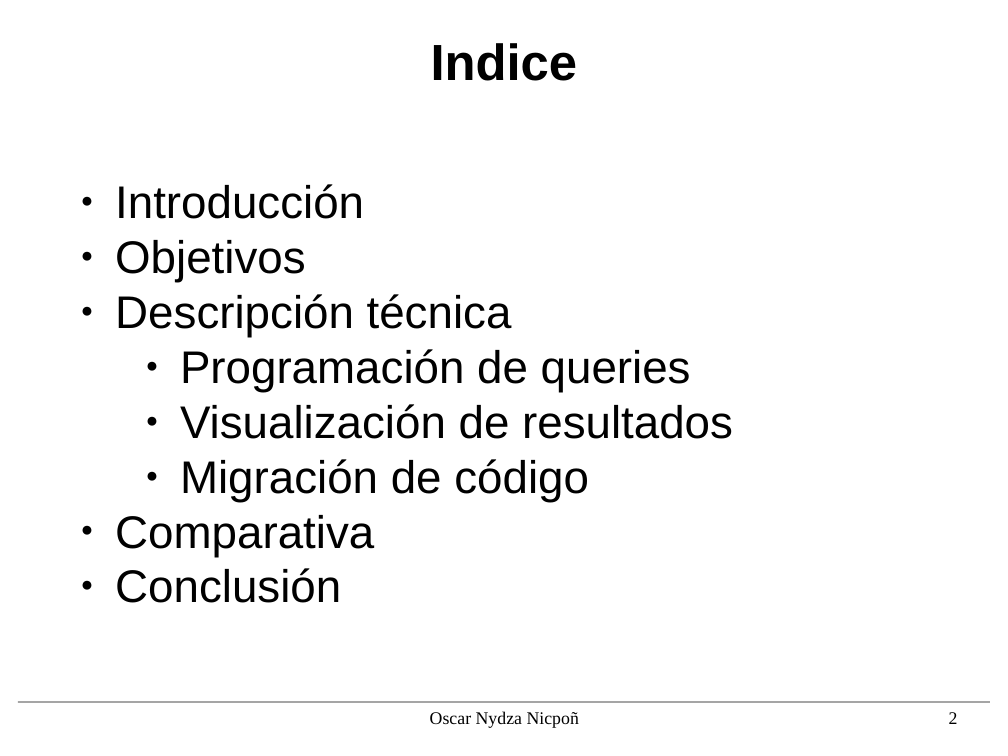
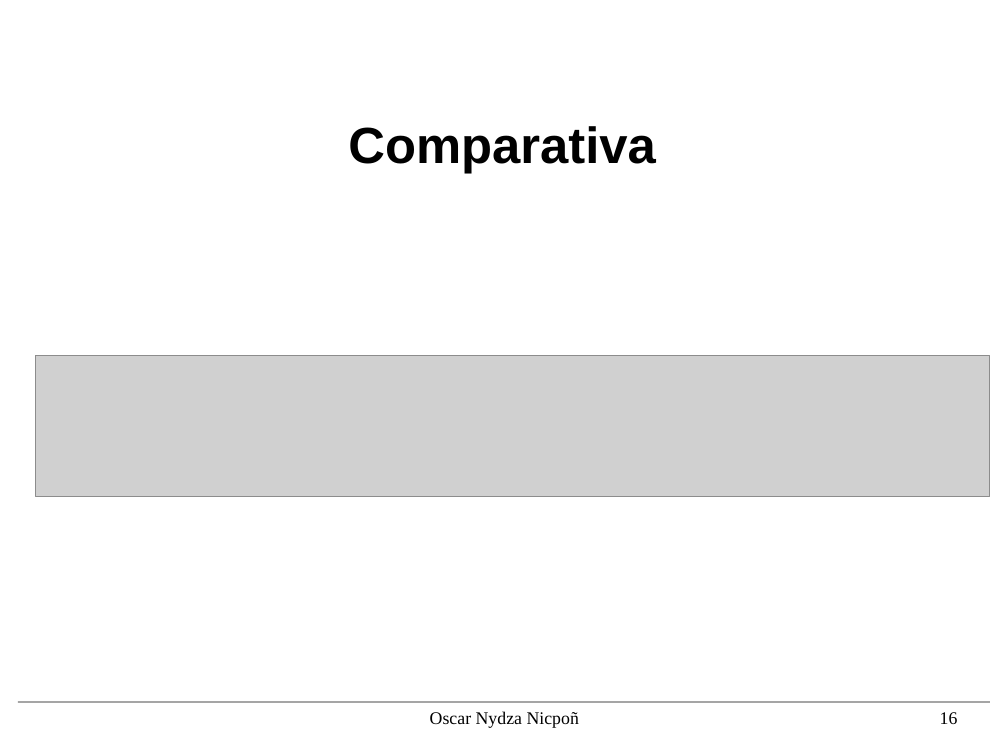
Before and after one commit to nipsn/Spark-TFG, a slide deck: slide 16 of presentacion/diapos.odp (slide 2 before the commit). Drawn at 1008x756 pixels with LibreOffice and Linux fonts; fonts in the diff are those of the drawing; grey boxes stand for pictures; background and template pictures are left out. Boxes give left, top, right and bottom in pixels: in the first picture for what was removed or moved away, otherwise in the second. Text is boxed around its words. In the diff, an @@ line names an element or a change of style, - is before the commit and + after.

```diff
--- a/presentacion/diapos.odp
+++ b/presentacion/diapos.odp
@@ title removed at (x1=431, y1=43, x2=578, y2=81) @@
-Indice
@@ title added at (x1=348, y1=126, x2=655, y2=174), 40 pt, text #000000, bold @@
+Comparativa
@@ text removed at (x1=115, y1=184, x2=733, y2=603) @@
-● Introducción
-● Objetivos
-● Descripción técnica
-      ● Programación de queries
-      ● Visualización de resultados
-      ● Migración de código
-● Comparativa
-● Conclusión
@@ picture added at (x1=36, y1=355, x2=990, y2=497) @@
@@ page number at (x1=940, y1=712, x2=958, y2=724): text changed @@
-2
+16
```
Also in this commit, not shown: 12 other slides changed, 6 slides added, 6 slides removed, 3 other files.
